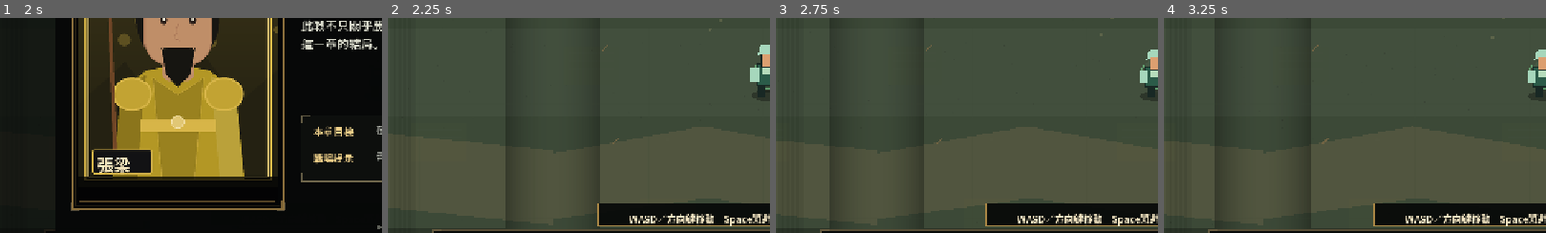
Above: before the commit, frames 1-4 (left to right).
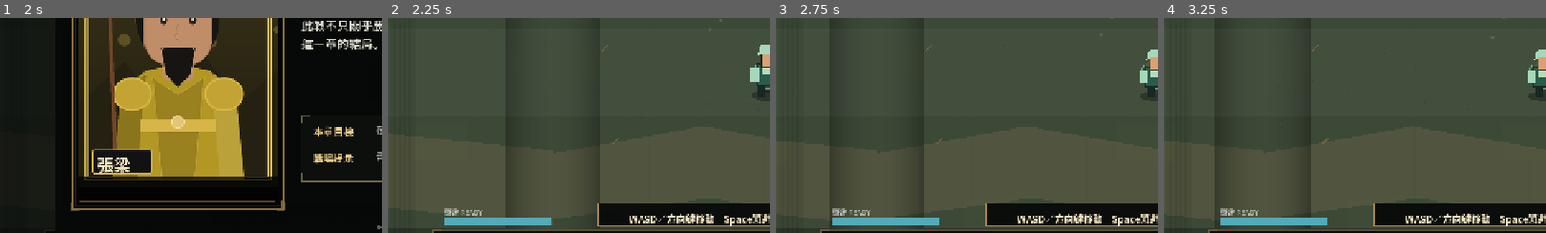
Above: after the commit, the same moments.

Repository: shinryuken0505/three-kingdoms-survivor
Game: Godot game, scene res://main.tscn
Same seed, same stepped clock (60 frames per second), same inputs: the game is played once before the commit and once after it.
Inputs (mouse positions are % of the whole screen's width and height, from its top left):
- Up to frame 1 (2 s): tap Enter (ui_accept) at 0.5, 0.77, 1.25 s; move the mouse to (72, 45) at 0.52 s; hold Right (ui_right) 0.53-1.25 s; tap Keypad Enter at 0.6 s; click (72, 45) at 0.67 s; drag from (30, 55) to (45, 70) at 1.27 s
- Up to frame 2 (2.25 s): tap Enter (ui_accept) at 2 s; move the mouse to (60, 28) at 2.02 s; hold Right (ui_right) from 2.03 s (still down); tap E at 2.1 s
- Up to frame 3 (2.75 s): keep holding Right (ui_right)
- Up to frame 4 (3.25 s): release Right (ui_right) at 2.75 s; drag from (45, 70) to (20, 35) at 2.77 s
The pictures show only the part of the screen within x 0-50%, y 37-87%; the shares and areas given below are measured in that part.

Frame 1 is identical in both runs. In frame 2, 1.2% of the frame differs, in the area x 14-43%, y 88-97%; in frame 3, 1.2%; in frame 4, 1.2%.

Commit message:
feat(alpha19): mount combat feedback and tactics layers

Diff:
--- a/main.tscn
+++ b/main.tscn
@@ -13,6 +13,9 @@
 [ext_resource path="res://scripts/systems/combat/identity_combat_feedback_layer.gd" type="Script" id="14_identity_feedback"]
 [ext_resource path="res://scripts/systems/hero/active_hero_specialization_runtime_layer.gd" type="Script" id="15_active_specialization"]
 [ext_resource path="res://scripts/systems/combat/chapter_threat_runtime_layer.gd" type="Script" id="16_chapter_threat"]
+[ext_resource path="res://scripts/ui/combat_feedback_hud_layer.gd" type="Script" id="17_combat_feedback_hud"]
+[ext_resource path="res://scripts/systems/hero/zhangfei_shockwave_runtime_layer.gd" type="Script" id="18_zhangfei_shockwave"]
+[ext_resource path="res://scripts/systems/combat/enemy_tactics_runtime_layer.gd" type="Script" id="19_enemy_tactics"]
 
 [node name="Main" type="Node2D"]
 script = ExtResource("1_main")
@@ -52,3 +55,12 @@
 
 [node name="ChapterThreatRuntimeLayer" type="Node" parent="."]
 script = ExtResource("16_chapter_threat")
+
+[node name="CombatFeedbackHudLayer" type="Node2D" parent="."]
+script = ExtResource("17_combat_feedback_hud")
+
+[node name="ZhangfeiShockwaveRuntimeLayer" type="Node" parent="."]
+script = ExtResource("18_zhangfei_shockwave")
+
+[node name="EnemyTacticsRuntimeLayer" type="Node" parent="."]
+script = ExtResource("19_enemy_tactics")
Not shown: 1 places in main.tscn that only renumber resources
